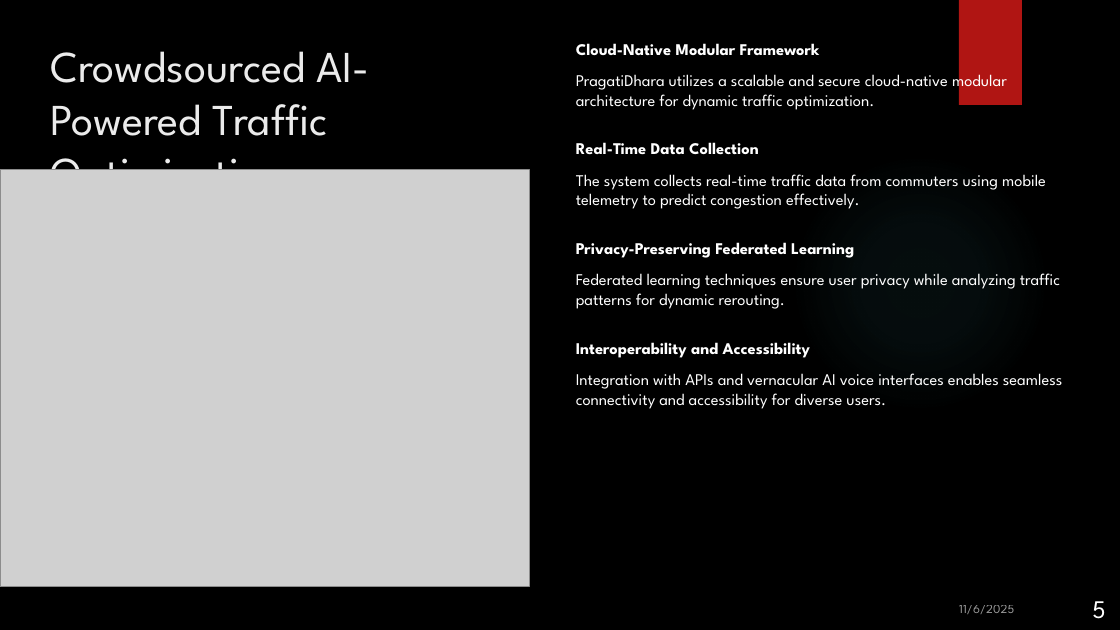
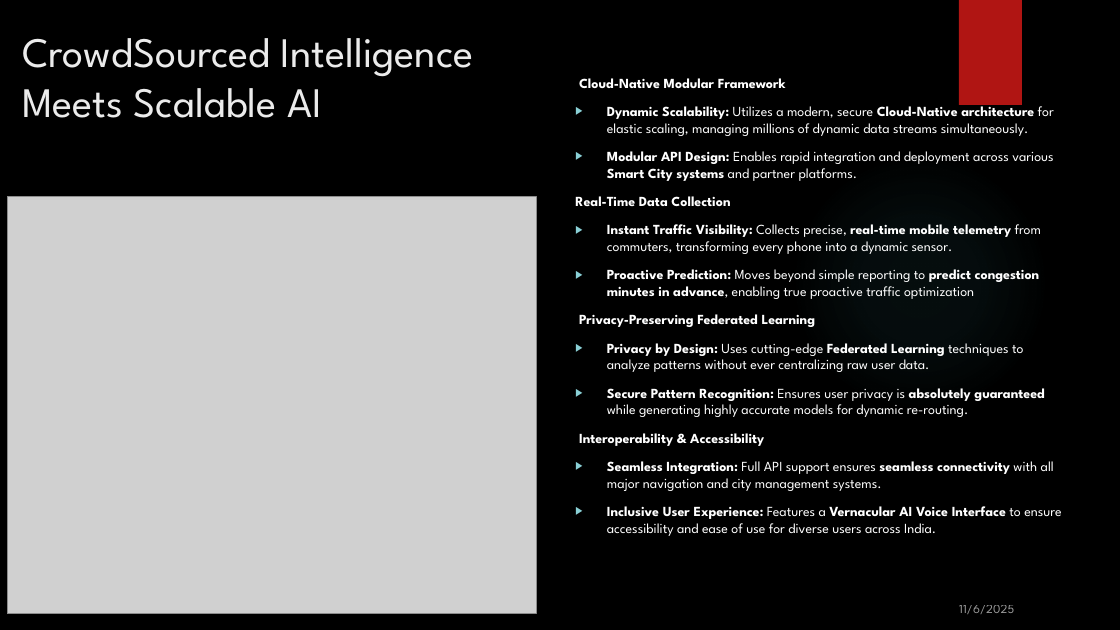
Before and after one commit to RitikaMathur19/PragatiDhara, a slide deck: slide 5 of PragatiDhara_Pitch_Deck_v1.0.pptx. Drawn at 1120x630 pixels with LibreOffice and Linux fonts; fonts in the diff are those of the drawing; grey boxes stand for pictures; background and template pictures are left out. Boxes give left, top, right and bottom in pixels: in the first picture for what was removed or moved away, otherwise in the second. Text is boxed around its words. In the diff, an @@ line names an element or a change of style, - is before the commit and + after.

```diff
--- a/PragatiDhara_Pitch_Deck_v1.0.pptx
+++ b/PragatiDhara_Pitch_Deck_v1.0.pptx
@@ title at [22, 38, 473, 118]: text changed; size 37.8 to 36 pt @@
-Crowdsourced AI-Powered Traffic Optimization
+CrowdSourced Intelligence Meets Scalable AI
@@ text "Cloud-Native Modular Framework": place and size @@
-text "Cloud-Native Modular Framework" at [576, 43, 1062, 409]
+text "Cloud-Native Modular Framework" at [575, 78, 1061, 536]
@@ text at [575, 78, 816, 327]: size 14 to 11.9 pt in "Cloud-Native Modular Framework", "Real-Time Data Collection", "Privacy-Preserving Federated Learning"; less space between paragraphs @@
@@ text at [607, 102, 1054, 181]: text changed; size 14 to 11.9 pt @@
-  PragatiDhara utilizes a scalable and secure cloud-native modular architecture for dynamic traffic optimization.
+▶ Dynamic Scalability: Utilizes a modern, secure Cloud-Native architecture for elastic scaling, managing millions of dynamic data streams simultaneously.
+▶ Modular API Design: Enables rapid integration and deployment across various Smart City systems and partner platforms.
@@ picture: place and size @@
-picture at [0, 169, 529, 586]
+picture at [7, 196, 536, 613]
@@ text at [607, 224, 1042, 299]: text changed; size 14 to 11.9 pt @@
-  The system collects real-time traffic data from commuters using mobile telemetry to predict congestion effectively.
+▶ Instant Traffic Visibility: Collects precise, real-time mobile telemetry from commuters, transforming every phone into a dynamic sensor.
+▶ Proactive Prediction: Moves beyond simple reporting to predict congestion minutes in advance, enabling true proactive traffic optimization
@@ text at [579, 343, 1061, 536]: text changed; size 14 to 11.9 pt @@
-  Federated learning techniques ensure user privacy while analyzing traffic patterns for dynamic rerouting.
-Interoperability and Accessibility
-  Integration with APIs and vernacular AI voice interfaces enables seamless connectivity and accessibility for diverse users.
+▶ Privacy by Design: Uses cutting-edge Federated Learning techniques to analyze patterns without ever centralizing raw user data.
+▶ Secure Pattern Recognition: Ensures user privacy is absolutely guaranteed while generating highly accurate models for dynamic re-routing.
+Interoperability & Accessibility
+▶ Seamless Integration: Full API support ensures seamless connectivity with all major navigation and city management systems.
+▶ Inclusive User Experience: Features a Vernacular AI Voice Interface to ensure accessibility and ease of use for diverse users across India.
@@ page number removed at [1092, 601, 1105, 619] @@
-5
```
Also in this commit, not shown: 6 other slides changed, 2 slides added, 5 other files.
